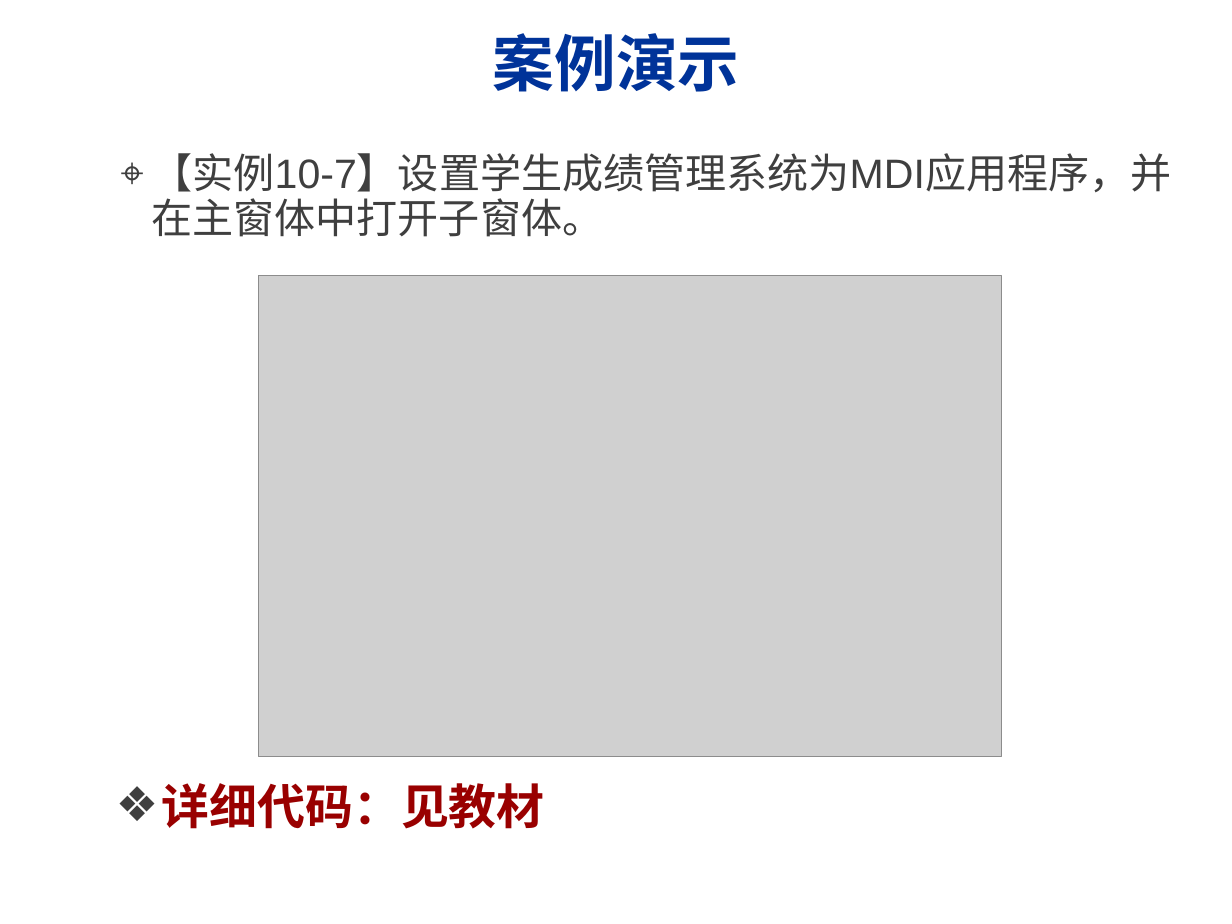
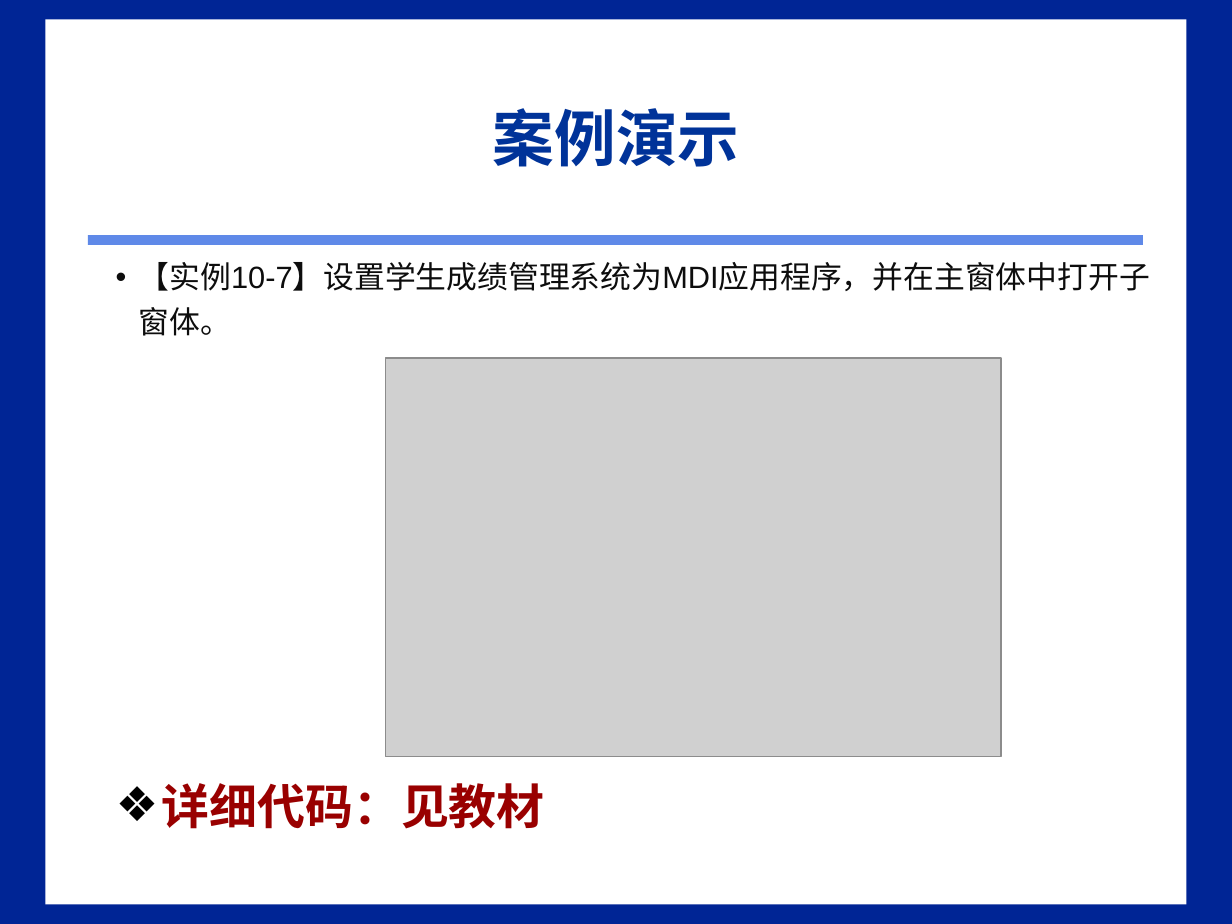
Before and after one commit to HBU/C-Sharp.net, a slide deck: slide 41 of PPT/01第十章.ppt. Drawn at 1232x924 pixels with LibreOffice and Linux fonts; fonts in the diff are those of the drawing; grey boxes stand for pictures; background and template pictures are left out. Boxes give left, top, right and bottom in pixels: in the first picture for what was removed or moved away, otherwise in the second. Text is boxed around its words. In the diff, an @@ line names an element or a change of style, - is before the commit and + after.

```diff
--- a/PPT/01第十章.ppt
+++ b/PPT/01第十章.ppt
@@ background picture (left out) to #002595 @@
@@ rectangle added at bbox=[46, 20, 1186, 904], fill #FFFFFF @@
@@ title "案例演示": place and size @@
-title "案例演示" at bbox=[493, 33, 739, 92]
+title "案例演示" at bbox=[493, 108, 739, 167]
@@ rectangle added at bbox=[87, 235, 1142, 245], fill #5F89E8 @@
@@ text "【实例10-7】设置学生成绩管理系统为MDI应用程序，并在主窗体中打开子窗体。": place and size @@
-text "【实例10-7】设置学生成绩管理系统为MDI应用程序，并在主窗体中打开子窗体。" at bbox=[152, 153, 1172, 237]
+text "【实例10-7】设置学生成绩管理系统为MDI应用程序，并在主窗体中打开子窗体。" at bbox=[139, 262, 1150, 336]
@@ text "【实例10-7】设置学生成绩管理系统为MDI应用程序，并在主窗体中打开子窗体。" at bbox=[139, 262, 1150, 336]: size 24 to 18 pt, text colour #3F3F3F to #0D0D0D; bullet ⌖ to •; line spacing 0.9 to 1.2; less space between paragraphs; bullet colour #3F3F3F to #0D0D0D @@
@@ picture: place and size @@
-picture at bbox=[259, 276, 1002, 756]
+picture at bbox=[386, 359, 1002, 758]
@@ text "详细代码：见教材" at bbox=[162, 783, 545, 829]: bullet colour #3F3F3F to #000000 @@
```
Also in this commit, not shown: 40 other slides changed, 1 other file.
